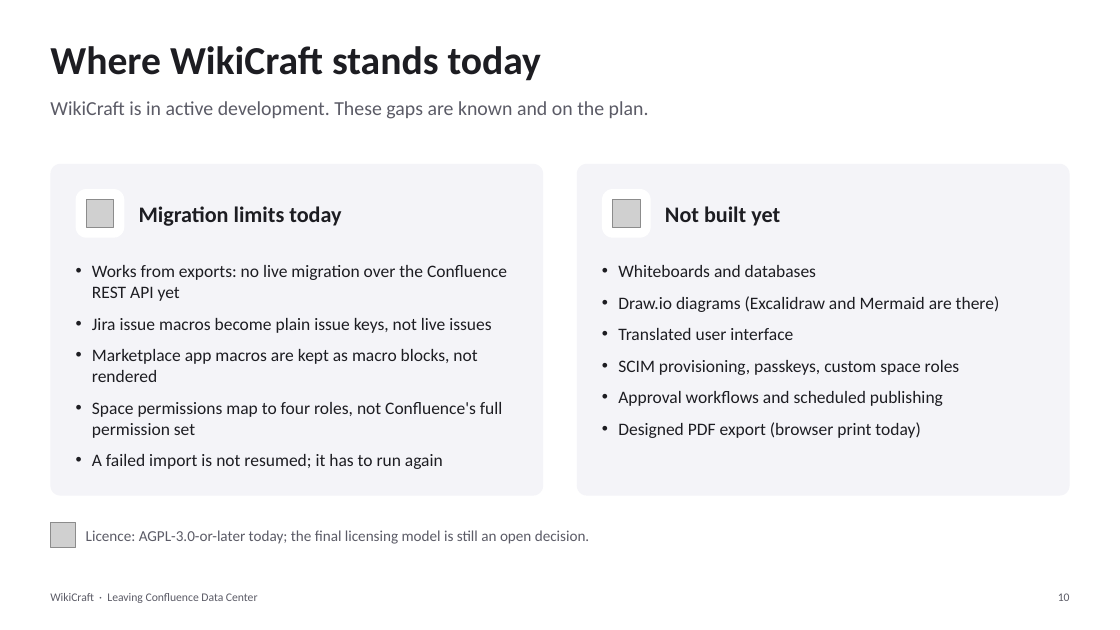
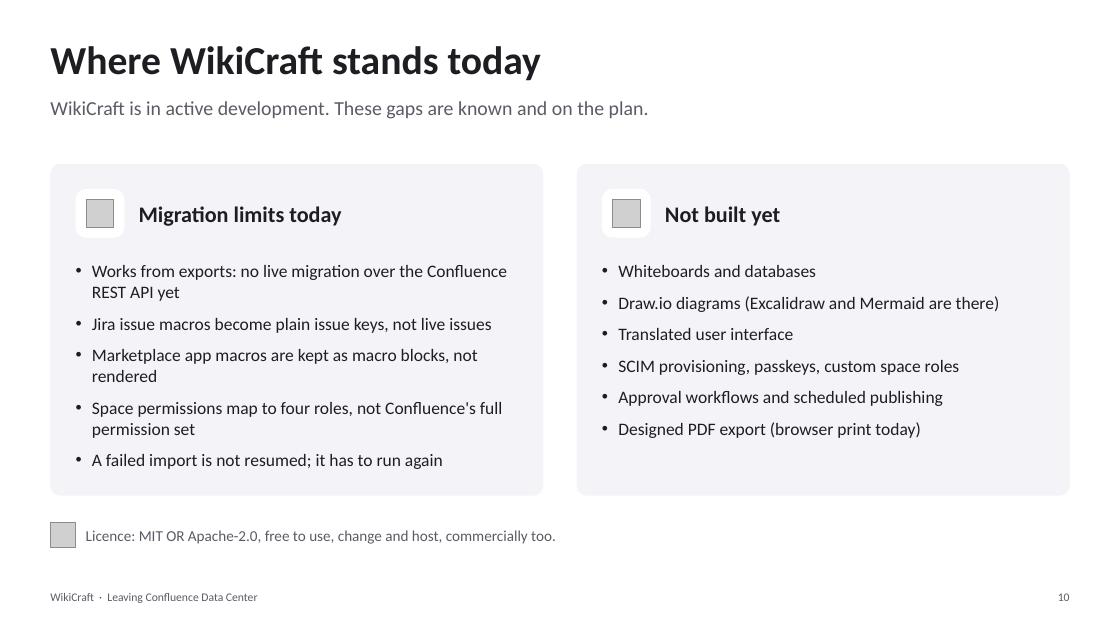
Before and after one commit to ortic/WikiCraft, a slide deck: slide 10 of docs/presentation/WikiCraft-overview.pptx. Drawn at 1120x630 pixels with LibreOffice and Linux fonts; fonts in the diff are those of the drawing; grey boxes stand for pictures. Boxes give left, top, right and bottom in pixels: in the first picture for what was removed or moved away, otherwise in the second. Text is boxed around its words. In the diff, an @@ line names an element or a change of style, - is before the commit and + after.

```diff
--- a/docs/presentation/WikiCraft-overview.pptx
+++ b/docs/presentation/WikiCraft-overview.pptx
@@ text at box(86, 530, 556, 544): text changed @@
-Licence: AGPL-3.0-or-later today; the final licensing model is still an open decision.
+Licence: MIT OR Apache-2.0, free to use, change and host, commercially too.
```
Also in this commit, not shown: 13 other files.
